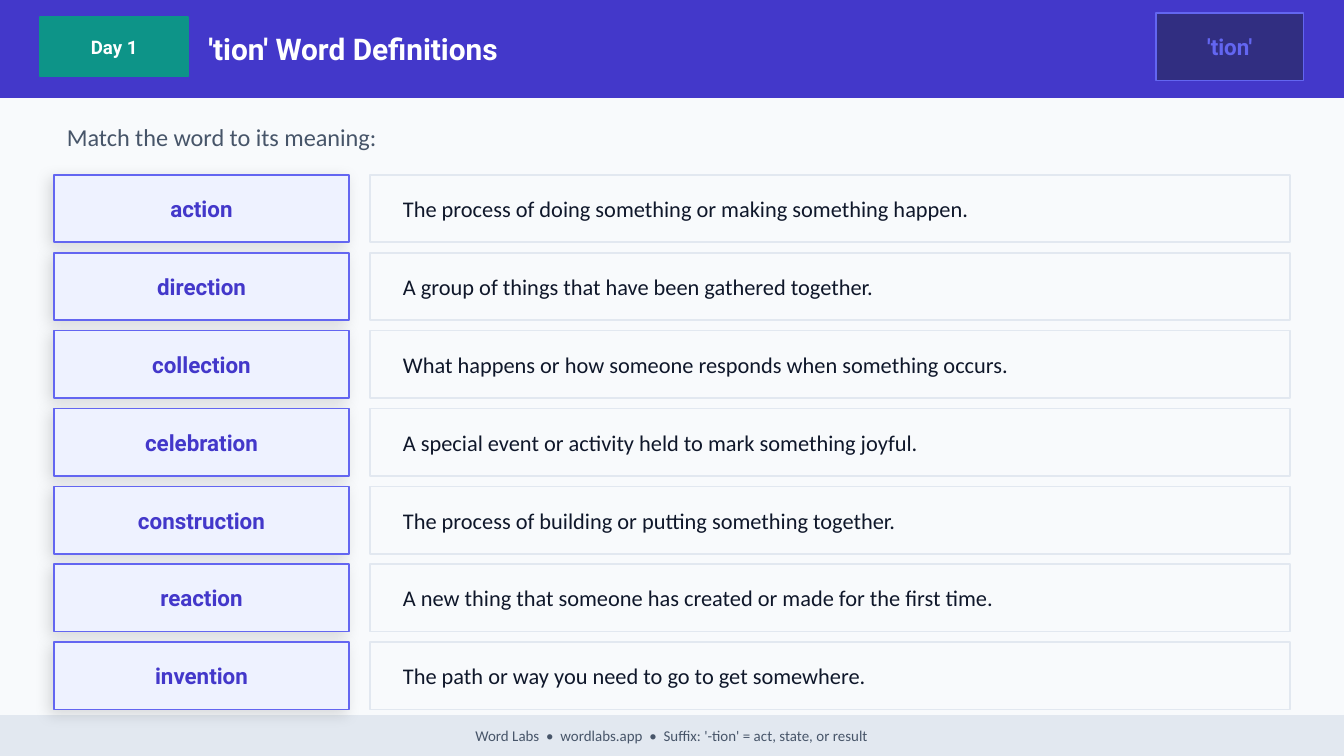
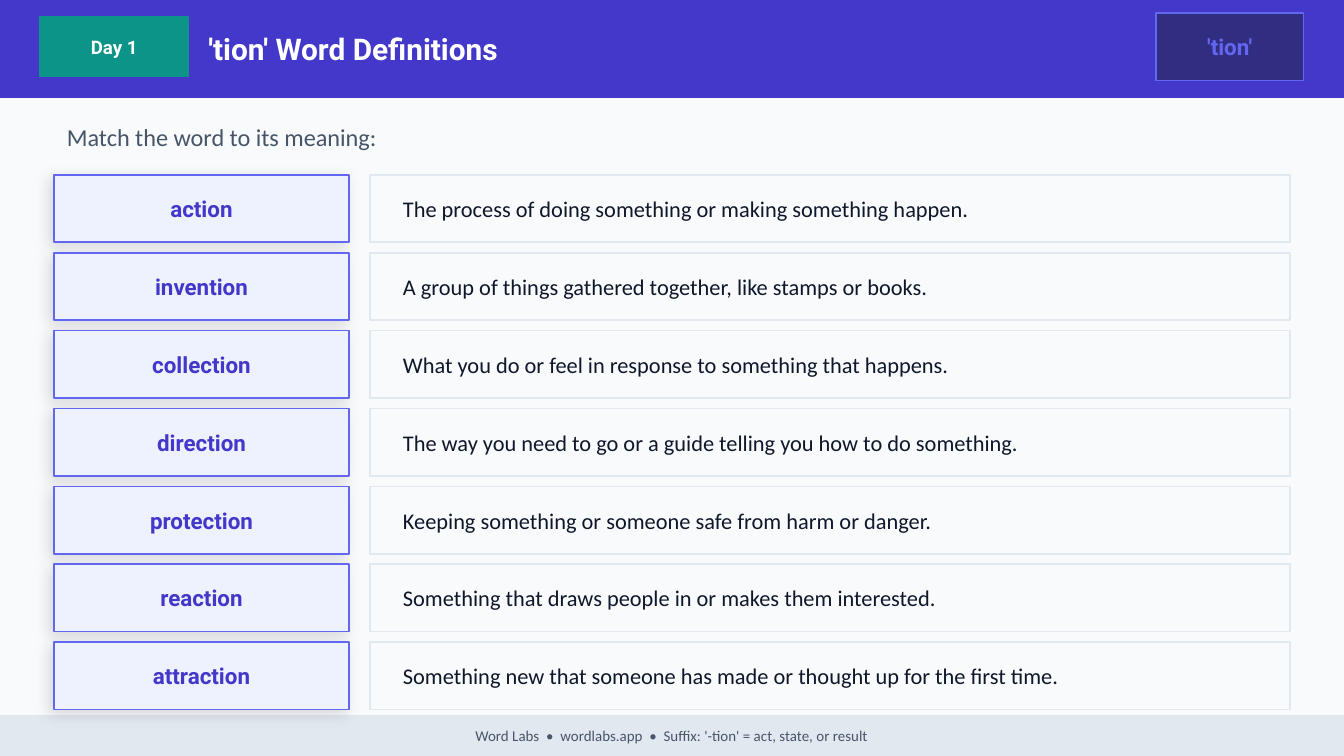
Before and after one commit to NickD135/morphology-builder, a slide deck: slide 8 of output/wordlabs-tion-3day.pptx. Drawn at 1344x756 pixels with LibreOffice and Linux fonts; fonts in the diff are those of the drawing. Boxes give left, top, right and bottom in pixels: in the first picture for what was removed or moved away, otherwise in the second. Text is boxed around its words. In the diff, an @@ line names an element or a change of style, - is before the commit and + after.

```diff
--- a/output/wordlabs-tion-3day.pptx
+++ b/output/wordlabs-tion-3day.pptx
@@ text at [155,278,248,295]: text changed @@
-direction
+invention
@@ text at [403,279,927,299]: text changed @@
-A group of things that have been gathered together.
+A group of things gathered together, like stamps or books.
@@ text at [403,357,948,377]: text changed @@
-What happens or how someone responds when something occurs.
+What you do or feel in response to something that happens.
@@ text at [157,434,246,451]: text changed @@
-celebration
+direction
@@ text at [403,435,1018,455]: text changed @@
-A special event or activity held to mark something joyful.
+The way you need to go or a guide telling you how to do something.
@@ text at [150,512,253,534]: text changed @@
-construction
+protection
@@ text at [403,513,931,533]: text changed @@
-The process of building or putting something together.
+Keeping something or someone safe from harm or danger.
@@ text at [403,590,936,610]: text changed @@
-A new thing that someone has created or made for the first time.
+Something that draws people in or makes them interested.
@@ text at [153,667,250,684]: text changed @@
-invention
+attraction
@@ text at [403,668,1058,688]: text changed @@
-The path or way you need to go to get somewhere.
+Something new that someone has made or thought up for the first time.
```
Also in this commit, not shown: 29 other slides changed, 8 other files.
